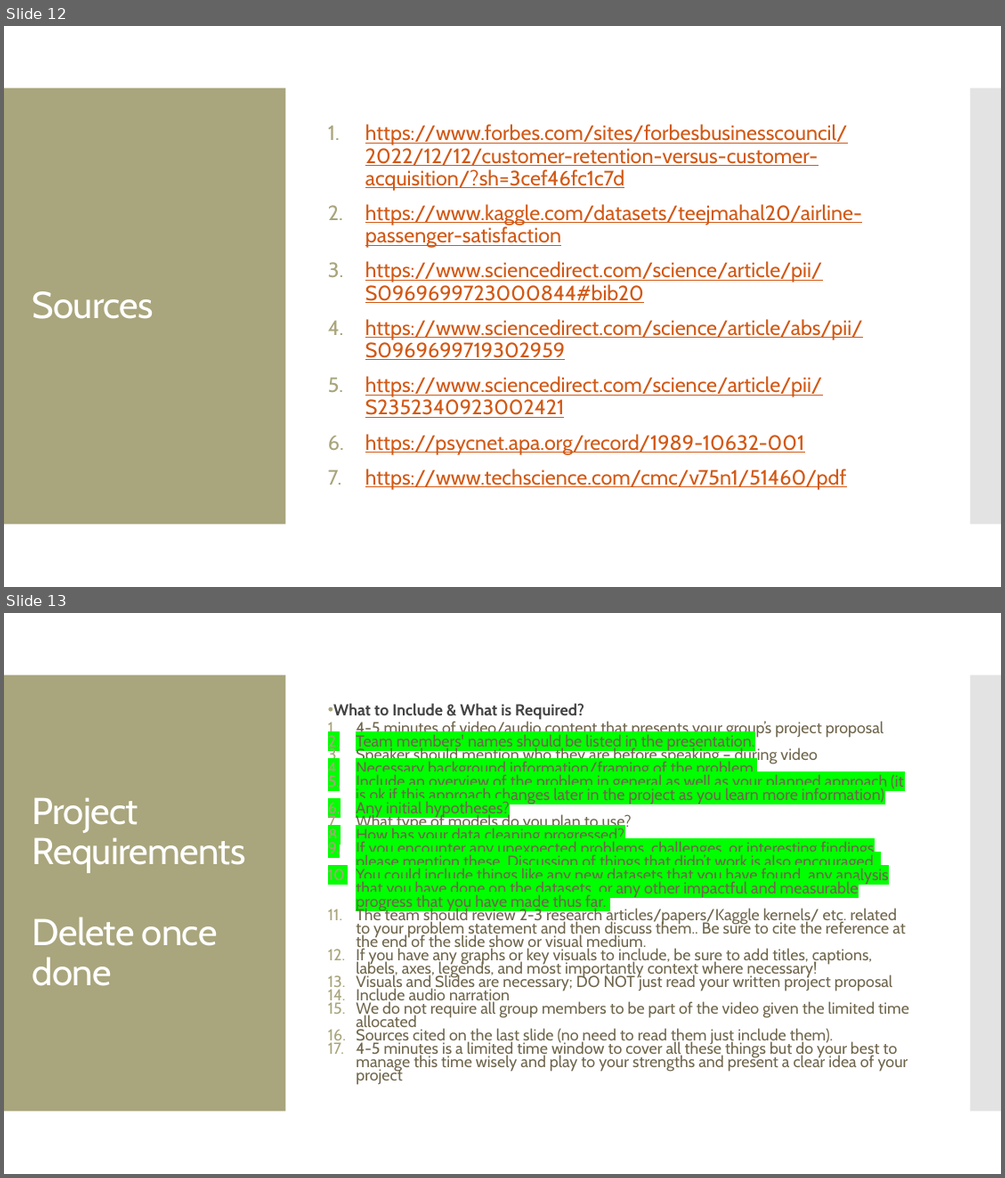
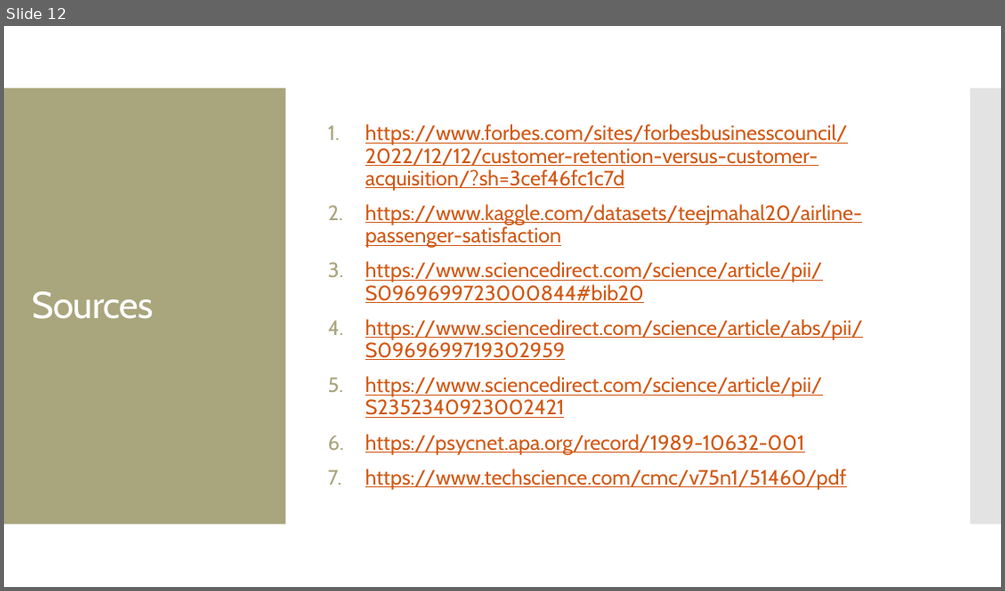
Before and after one commit to MGT-6203-Summer-2023-Edx/Team-6, a slide deck: Project Proposal/Team_6_Prop_Vid_Slides.pptx. Shown one above the other, each under a label of ours: slides 12 and 13 before the commit, slide 12 after it. The pictures are 1005x1178 and 1005x591 pixels, drawn with LibreOffice and Linux fonts; fonts in the diff are those of the drawing. Boxes give left, top, right and bottom in pixels: in the first picture for what was removed or moved away, otherwise in the second. Text is boxed around its words. In the diff, an @@ line names an element or a change of style, - is before the commit and + after.

Commit message:
Updated slides per final team review, uploaded pdf copy

```diff
--- a/Project Proposal/Team_6_Prop_Vid_Slides.pptx
+++ b/Project Proposal/Team_6_Prop_Vid_Slides.pptx
@@ slide 13 removed at [4,613,1001,1174], background #FFFFFF; not listed: 2 template elements that a slide beside it also shows @@
@@ text removed at [333,703,909,1085] @@
-• What to Include & What is Required?
-1. 4-5 minutes of video/audio content that presents your group’s project proposal
-2. Team members' names should be listed in the presentation.
-3. Speaker should mention who they are before speaking – during video
-4. Necessary background information/framing of the problem.
-5. Include an overview of the problem in general as well as your planned approach (it is ok if this approach changes later in the project as you learn more information)
-6. Any initial hypotheses?
-7. What type of models do you plan to use?
-8. How has your data cleaning progressed?
-9. If you encounter any unexpected problems, challenges, or interesting findings please mention these. Discussion of things that didn’t work is also encouraged.
-10. You could include things like any new datasets that you have found, any analysis that you have done on the datasets, or any other impactful and measurable progress that you have made thus far.
-11. The team should review 2-3 research articles/papers/Kaggle kernels/ etc. related to your problem statement and then discuss them.. Be sure to cite the reference at the end of the slide show or visual medium.
-12. If you have any graphs or key visuals to include, be sure to add titles, captions, labels, axes, legends, and most importantly context where necessary!
-13. Visuals and Slides are necessary; DO NOT just read your written project proposal
-14. Include audio narration
-15. We do not require all group members to be part of the video given the limited time allocated
-16. Sources cited on the last slide (no need to read them just include them).
-17. 4-5 minutes is a limited time window to cover all these things but do your best to manage this time wisely and play to your strengths and present a clear idea of your project
@@ title removed at [32,797,246,986] @@
-Project Requirements
-Delete once done
```
Also in this commit, not shown: 2 slides changed, 1 slide added, 1 other slide removed, 1 other file.
